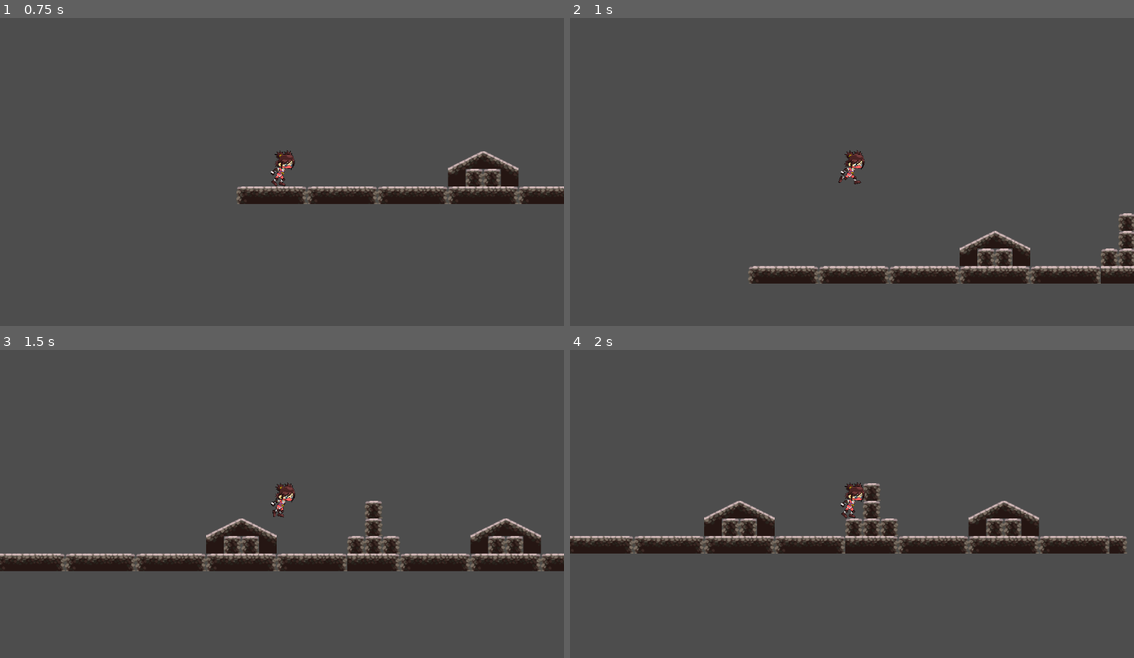
Above: before the commit, frames 1-4 (two rows, left to right).
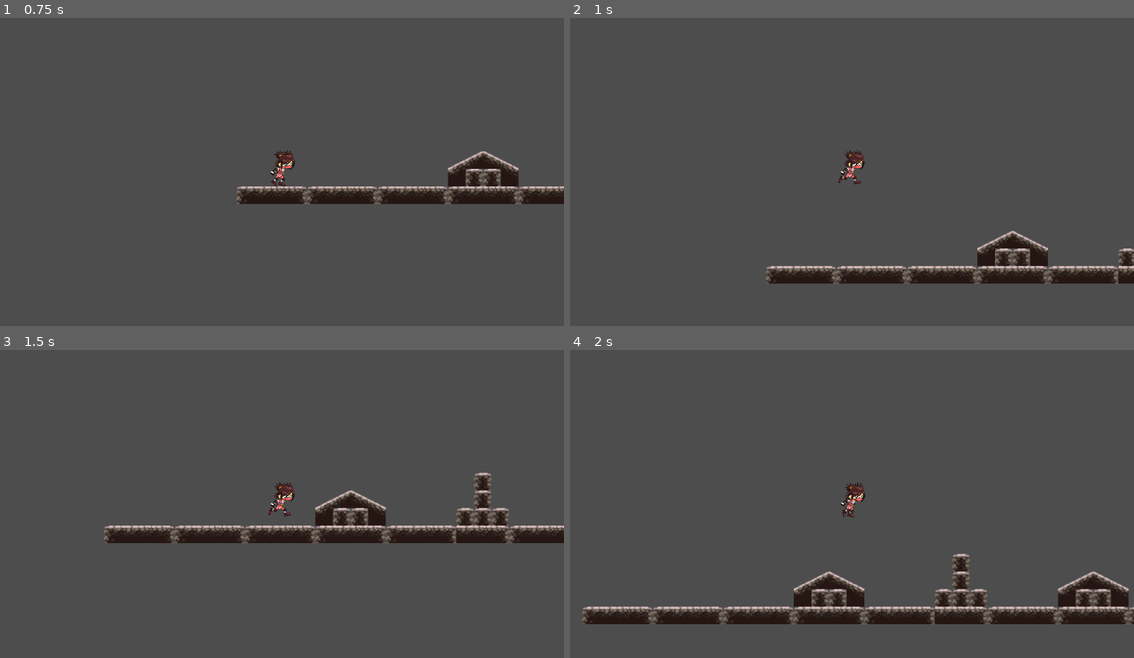
Above: after the commit, the same moments.

Repository: daavidolivaa/JuegoGodot
Game: Godot game, scene res://environment/enviroment.tscn
Same seed, same stepped clock (60 frames per second), same inputs: the game is played once before the commit and once after it. Before the commit the project has no main scene; this scene is started directly in both runs.
Inputs:
- Up to frame 1 (0.75 s): hold Right (mover_derecha) from 0.53 s (still down)
- Up to frame 2 (1 s): keep holding Right (mover_derecha); tap Space (saltar) at 0.77 s
- Up to frame 3 (1.5 s): keep holding Right (mover_derecha)
- Up to frame 4 (2 s): keep holding Right (mover_derecha); tap Space (saltar) at 1.52 s

Frame 1 is identical in both runs. In frame 2, 2.5% of the frame differs, in the area x 31-100%, y 63-87%; in frame 3, 11%; in frame 4, 15%, in the area x 0-100%, y 43-90%.

Commit message:
3 commit

Diff:
--- a/environment/floor.tscn
+++ b/environment/floor.tscn
@@ -22,17 +22,27 @@
 0:6/0 = 0
 0:6/0/physics_layer_0/polygon_0/points = PackedVector2Array(-12, -12, 12, -12, 12, 12, -12, 12)
 0:5/0 = 0
-0:5/0/physics_layer_0/polygon_0/points = PackedVector2Array(-12, -12, 12, -12, 12, 12, -12, 12)
+0:5/0/physics_layer_0/polygon_0/points = PackedVector2Array(12, -1.3057747, 12, 12, 12, 12, -12, 12, -12, 12)
 1:5/0 = 0
-1:5/0/physics_layer_0/polygon_0/points = PackedVector2Array(-12, -12, 12, -12, 12, 12, -12, 12)
+1:5/0/physics_layer_0/polygon_0/points = PackedVector2Array(12, -12, 12, 12, 12, 12, -12, 12, -12, 0.7834654)
 2:5/0 = 0
-2:5/0/physics_layer_0/polygon_0/points = PackedVector2Array(-12, -12, 12, -12, 12, 12, -12, 12)
+2:5/0/physics_layer_0/polygon_0/points = PackedVector2Array(12, 1.828085, 12, 12, 12, 12, -12, 12, -12, -12)
 3:5/0 = 0
-3:5/0/physics_layer_0/polygon_0/points = PackedVector2Array(-12, -12, 12, -12, 12, 12, -12, 12)
+3:5/0/physics_layer_0/polygon_0/points = PackedVector2Array(-12, -0.43525696, -2.524498, 3.220911, 5.3101482, 7.573492, 12, 12, 12, 12, 12, 12, -12, 12, -12, 12)
 3:6/0 = 0
 3:6/0/physics_layer_0/polygon_0/points = PackedVector2Array(-12, -12, 12, -12, 12, 12, -12, 12)
 10:2/0 = 0
 10:2/0/physics_layer_0/polygon_0/points = PackedVector2Array(-12, -12, 12, -12, 12, 12, -12, 12)
+3:7/0 = 0
+4:0/0 = 0
+3:0/0 = 0
+2:0/0 = 0
+1:1/0 = 0
+0:1/0 = 0
+2:2/0 = 0
+1:2/0 = 0
+0:2/0 = 0
+0:0/0 = 0
 
 [sub_resource type="TileSet" id="TileSet_1eb4u"]
 tile_size = Vector2i(24, 24)
--- /dev/null
+++ b/menu/menu.gd
@@ -0,0 +1,7 @@
+extends Control
+
+func _on_btn_start_pressed():
+	get_tree().change_scene_to_file("res://enviroment/environment.tscn")
+
+func _on_btn_end_pressed():
+	get_tree().quit()
--- /dev/null
+++ b/menu/menu.tscn
@@ -0,0 +1,62 @@
+[gd_scene format=3 uid="uid://b6at3thfisrm5"]
+
+[ext_resource type="AudioStream" uid="uid://cm7mjgirlxrnb" path="res://menu/naruto.mp3" id="1_j0t7f"]
+[ext_resource type="Script" uid="uid://wmmsdfqibcn" path="res://menu/menu.gd" id="1_pbjm4"]
+[ext_resource type="Texture2D" uid="uid://cwr8frajax402" path="res://menu/fondo.jpg" id="2_g18jx"]
+[ext_resource type="FontFile" uid="uid://dypabfayuttyi" path="res://menu/fuente.otf" id="3_6nwqt"]
+
+[sub_resource type="LabelSettings" id="LabelSettings_pbjm4"]
+font = ExtResource("3_6nwqt")
+font_size = 100
+outline_size = 20
+outline_color = Color(0, 0, 0, 1)
+
+[node name="Menu" type="Control" unique_id=505408502]
+layout_mode = 3
+anchors_preset = 15
+anchor_right = 1.0
+anchor_bottom = 1.0
+grow_horizontal = 2
+grow_vertical = 2
+script = ExtResource("1_pbjm4")
+
+[node name="audio_menu" type="AudioStreamPlayer2D" parent="." unique_id=2106363449]
+stream = ExtResource("1_j0t7f")
+autoplay = true
+parameters/looping = false
+
+[node name="Sprite2D" type="Sprite2D" parent="." unique_id=447826005]
+position = Vector2(576.49994, 324)
+scale = Vector2(1.0657407, 0.8492792)
+texture = ExtResource("2_g18jx")
+
+[node name="vbox_menu" type="VBoxContainer" parent="." unique_id=532152798]
+layout_mode = 0
+offset_left = 105.09955
+offset_top = 511.09875
+offset_right = 386.0
+offset_bottom = 607.0
+
+[node name="lbl_opciones" type="Label" parent="vbox_menu" unique_id=1508710222]
+layout_mode = 2
+text = "Opciones:"
+
+[node name="btn_start" type="Button" parent="vbox_menu" unique_id=1762415374]
+layout_mode = 2
+text = "Start"
+
+[node name="btn_exit" type="Button" parent="vbox_menu" unique_id=1716922186]
+layout_mode = 2
+text = "Exit"
+
+[node name="lbl_narute" type="Label" parent="." unique_id=1577061451]
+layout_mode = 0
+offset_left = 115.40582
+offset_top = 388.42557
+offset_right = 395.40582
+offset_bottom = 519.42554
+text = "Narute"
+label_settings = SubResource("LabelSettings_pbjm4")
+
+[connection signal="pressed" from="vbox_menu/btn_start" to="." method="_on_btn_start_pressed"]
+[connection signal="pressed" from="vbox_menu/btn_exit" to="." method="_on_btn_end_pressed"]
--- a/player/player.tscn
+++ b/player/player.tscn
@@ -140,12 +140,13 @@
 }],
 "loop": true,
 "name": &"run",
-"speed": 15.0
+"speed": 10.0
 }]
 
 [node name="player" type="CharacterBody2D" unique_id=232012193]
 scale = Vector2(0.1, 0.1)
 script = ExtResource("1_2uvqg")
+speed = 250
 metadata/_edit_group_ = true
 
 [node name="col_player" type="CollisionShape2D" parent="." unique_id=933902560]
@@ -156,7 +157,6 @@
 position = Vector2(0, -1)
 sprite_frames = SubResource("SpriteFrames_p5tca")
 animation = &"idle"
-frame_progress = 0.23072799
 
 [node name="Camera2D" type="Camera2D" parent="." unique_id=2105980518]
 zoom = Vector2(1.5, 1.5)
--- a/project.godot
+++ b/project.godot
@@ -11,19 +11,20 @@
 [application]
 
 config/name="Juego"
+run/main_scene="uid://b6at3thfisrm5"
 config/features=PackedStringArray("4.6", "GL Compatibility")
 config/icon="res://icon.svg"
 
 [input]
 
+mover_derecha={
+"deadzone": 0.2,
+"events": [Object(InputEventKey,"resource_local_to_scene":false,"resource_name":"","device":-1,"window_id":0,"alt_pressed":false,"shift_pressed":false,"ctrl_pressed":false,"meta_pressed":false,"pressed":false,"keycode":0,"physical_keycode":4194321,"key_label":0,"unicode":0,"location":0,"echo":false,"script":null)
+]
+}
 mover_izquierda={
 "deadzone": 0.2,
 "events": [Object(InputEventKey,"resource_local_to_scene":false,"resource_name":"","device":-1,"window_id":0,"alt_press …(195 unchanged characters)…
-]
-}
-mover_derecha={
-"deadzone": 0.2,
-"events": [Object(InputEventKey,"resource_local_to_scene":false,"resource_name":"","device":-1,"window_id":0,"alt_pressed":false,"shift_pressed":false,"ctrl_pressed":false,"meta_pressed":false,"pressed":false,"keycode":0,"physical_keycode":4194321,"key_label":0,"unicode":0,"location":0,"echo":false,"script":null)
 ]
 }
 saltar={
Binary file added: menu/fondo.jpg
Not shown, added: menu/fondo.jpg.import
Binary file added: menu/fuente.otf
Not shown, added: menu/fuente.otf.import
Not shown, added: menu/menu.gd.uid
Not shown, added: menu/naruto.mp3.import
Not shown, added: menu/naruto.mp3
